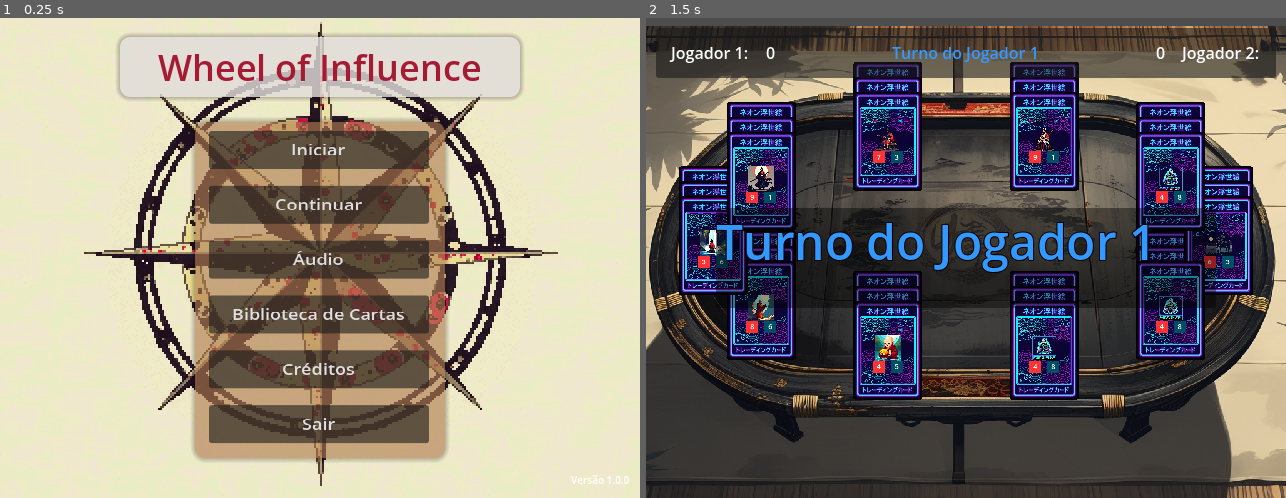
Above: before the commit, frames 1-2 (left to right).
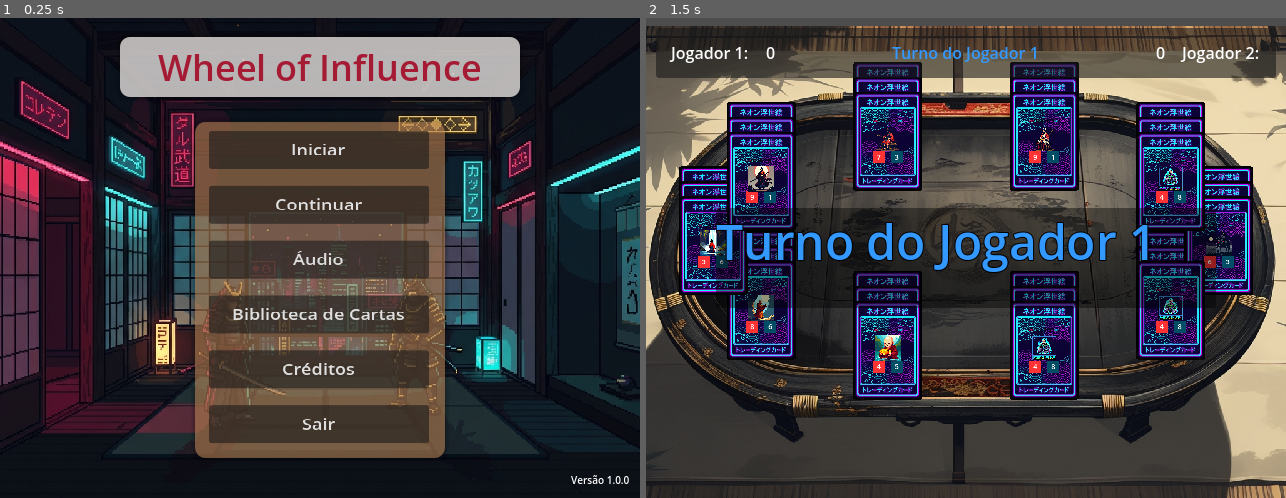
Above: after the commit, the same moments.

Repository: ericlacerda/wheelofInfluence
Game: Godot game, scene res://menu.tscn
Two runs of this game, one before a commit and one after it. Both use one fixed random seed, a clock stepped at 60 frames per second and the inputs below.
Inputs (mouse positions are in pixels of both pictures, inside the frame that each line leads up to):
- Up to frame 1 (0.25 s): no input
- Up to frame 2 (1.5 s): click "Continuar" at 0.5 s; click (1222, 229) at 1.27 s

The runs differ from the first frame. In frame 1, 87% of the frame differs, in the area x 0-100%, y 0-100%; in frame 2, nothing differs.

Commit message:
Ajuste no menu

Diff:
--- a/menu.tscn
+++ b/menu.tscn
@@ -21,7 +21,7 @@
 shadow_color = Color(0, 0, 0, 0.243137)
 shadow_size = 5
 
-[node name="MainMenu" type="Control"]
+[node name="MainMenu" type="Control" unique_id=724398248]
 layout_mode = 3
 anchors_preset = 15
 anchor_right = 1.0
@@ -30,7 +30,7 @@
 grow_vertical = 2
 script = ExtResource("1_nyr1s")
 
-[node name="BackgroundTexture" type="TextureRect" parent="."]
+[node name="BackgroundTexture" type="TextureRect" parent="." unique_id=1533760912]
 layout_mode = 1
 anchors_preset = 15
 anchor_right = 1.0
@@ -41,7 +41,7 @@
 expand_mode = 1
 stretch_mode = 6
 
-[node name="TitlePanel" type="Panel" parent="."]
+[node name="TitlePanel" type="Panel" parent="." unique_id=615676546]
 layout_mode = 1
 anchors_preset = 5
 anchor_left = 0.5
@@ -53,7 +53,7 @@
 grow_horizontal = 2
 theme_override_styles/panel = SubResource("StyleBoxFlat_5mrkw")
 
-[node name="TitleLabel" type="Label" parent="TitlePanel"]
+[node name="TitleLabel" type="Label" parent="TitlePanel" unique_id=771424430]
 layout_mode = 1
 anchors_preset = 15
 anchor_right = 1.0
@@ -66,7 +66,7 @@
 horizontal_alignment = 1
 vertical_alignment = 1
 
-[node name="MenuPanel" type="Panel" parent="."]
+[node name="MenuPanel" type="Panel" parent="." unique_id=933269998]
 layout_mode = 1
 anchors_preset = 8
 anchor_left = 0.5
@@ -82,7 +82,7 @@
 scale = Vector2(1, 1.12)
 theme_override_styles/panel = SubResource("StyleBoxFlat_k8e0j")
 
-[node name="VBoxContainer" type="VBoxContainer" parent="MenuPanel"]
+[node name="VBoxContainer" type="VBoxContainer" parent="MenuPanel" unique_id=38895809]
 layout_mode = 1
 anchors_preset = 15
 anchor_right = 1.0
@@ -96,43 +96,43 @@
 scale = Vector2(1, 0.753333)
 theme_override_constants/separation = 20
 
-[node name="StartButton" type="Button" parent="MenuPanel/VBoxContainer"]
+[node name="StartButton" type="Button" parent="MenuPanel/VBoxContainer" unique_id=99906006]
 custom_minimum_size = Vector2(0, 45)
 layout_mode = 2
 theme_override_font_sizes/font_size = 18
 text = "Iniciar"
 
-[node name="ContinueButton" type="Button" parent="MenuPanel/VBoxContainer"]
+[node name="ContinueButton" type="Button" parent="MenuPanel/VBoxContainer" unique_id=1570523116]
 custom_minimum_size = Vector2(0, 45)
 layout_mode = 2
 theme_override_font_sizes/font_size = 18
 text = "Continuar"
 
-[node name="AudioButton" type="Button" parent="MenuPanel/VBoxContainer"]
+[node name="AudioButton" type="Button" parent="MenuPanel/VBoxContainer" unique_id=493399791]
 custom_minimum_size = Vector2(0, 45)
 layout_mode = 2
 theme_override_font_sizes/font_size = 18
 text = "Áudio"
 
-[node name="CardsButton" type="Button" parent="MenuPanel/VBoxContainer"]
+[node name="CardsButton" type="Button" parent="MenuPanel/VBoxContainer" unique_id=536470246]
 custom_minimum_size = Vector2(0, 45)
 layout_mode = 2
 theme_override_font_sizes/font_size = 18
 text = "Biblioteca de Cartas"
 
-[node name="CreditsButton" type="Button" parent="MenuPanel/VBoxContainer"]
+[node name="CreditsButton" type="Button" parent="MenuPanel/VBoxContainer" unique_id=2146857339]
 custom_minimum_size = Vector2(0, 45)
 layout_mode = 2
 theme_override_font_sizes/font_size = 18
 text = "Créditos"
 
-[node name="QuitButton" type="Button" parent="MenuPanel/VBoxContainer"]
+[node name="QuitButton" type="Button" parent="MenuPanel/VBoxContainer" unique_id=1563608684]
 custom_minimum_size = Vector2(0, 45)
 layout_mode = 2
 theme_override_font_sizes/font_size = 18
 text = "Sair"
 
-[node name="Version" type="Label" parent="."]
+[node name="Version" type="Label" parent="." unique_id=1942701422]
 layout_mode = 1
 anchors_preset = 3
 anchor_left = 1.0
@@ -150,7 +150,7 @@
 horizontal_alignment = 2
 vertical_alignment = 1
 
-[node name="AudioContainer" type="Control" parent="."]
+[node name="AudioContainer" type="Control" parent="." unique_id=1894441267]
 visible = false
 layout_mode = 1
 anchors_preset = 15
@@ -159,7 +159,7 @@
 grow_horizontal = 2
 grow_vertical = 2
 
-[node name="AudioPanel" type="Panel" parent="AudioContainer"]
+[node name="AudioPanel" type="Panel" parent="AudioContainer" unique_id=61268140]
 layout_mode = 1
 anchors_preset = 8
 anchor_left = 0.5
@@ -174,7 +174,7 @@
 grow_vertical = 2
 theme_override_styles/panel = SubResource("StyleBoxFlat_5mrkw")
 
-[node name="VBoxContainer" type="VBoxContainer" parent="AudioContainer/AudioPanel"]
+[node name="VBoxContainer" type="VBoxContainer" parent="AudioContainer/AudioPanel" unique_id=1595339055]
 layout_mode = 1
 anchors_preset = 15
 anchor_right = 1.0
@@ -187,83 +187,83 @@
 grow_vertical = 2
 theme_override_constants/separation = 20
 
-[node name="TitleLabel" type="Label" parent="AudioContainer/AudioPanel/VBoxContainer"]
+[node name="TitleLabel" type="Label" parent="AudioContainer/AudioPanel/VBoxContainer" unique_id=1443936149]
 layout_mode = 2
 theme_override_font_sizes/font_size = 24
 text = "Configurações de Áudio"
 horizontal_alignment = 1
 
-[node name="MasterVolumeContainer" type="VBoxContainer" parent="AudioContainer/AudioPanel/VBoxContainer"]
+[node name="MasterVolumeContainer" type="VBoxContainer" parent="AudioContainer/AudioPanel/VBoxContainer" unique_id=692288187]
 layout_mode = 2
 theme_override_constants/separation = 5
 
-[node name="Label" type="Label" parent="AudioContainer/AudioPanel/VBoxContainer/MasterVolumeContainer"]
+[node name="Label" type="Label" parent="AudioContainer/AudioPanel/VBoxContainer/MasterVolumeContainer" unique_id=347575941]
 layout_mode = 2
 text = "Volume Principal"
 
-[node name="MasterSlider" type="HSlider" parent="AudioContainer/AudioPanel/VBoxContainer/MasterVolumeContainer"]
+[node name="MasterSlider" type="HSlider" parent="AudioContainer/AudioPanel/VBoxContainer/MasterVolumeContainer" unique_id=957390981]
 layout_mode = 2
 min_value = -50.0
 max_value = 0.0
 step = 0.1
 value = -10.0
 
-[node name="MusicVolumeContainer" type="VBoxContainer" parent="AudioContainer/AudioPanel/VBoxContainer"]
+[node name="MusicVolumeContainer" type="VBoxContainer" parent="AudioContainer/AudioPanel/VBoxContainer" unique_id=626882620]
 layout_mode = 2
 theme_override_constants/separation = 5
 
-[node name="Label" type="Label" parent="AudioContainer/AudioPanel/VBoxContainer/MusicVolumeContainer"]
+[node name="Label" type="Label" parent="AudioContainer/AudioPanel/VBoxContainer/MusicVolumeContainer" unique_id=897449220]
 layout_mode = 2
 text = "Volume da Música"
 
-[node name="MusicSlider" type="HSlider" parent="AudioContainer/AudioPanel/VBoxContainer/MusicVolumeContainer"]
+[node name="MusicSlider" type="HSlider" parent="AudioContainer/AudioPanel/VBoxContainer/MusicVolumeContainer" unique_id=1295161299]
 layout_mode = 2
 min_value = -50.0
 max_value = 0.0
 step = 0.1
 value = -15.0
 
-[node name="SFXVolumeContainer" type="VBoxContainer" parent="AudioContainer/AudioPanel/VBoxContainer"]
+[node name="SFXVolumeContainer" type="VBoxContainer" parent="AudioContainer/AudioPanel/VBoxContainer" unique_id=1821135990]
 layout_mode = 2
 theme_override_constants/separation = 5
 
-[node name="Label" type="Label" parent="AudioContainer/AudioPanel/VBoxContainer/SFXVolumeContainer"]
+[node name="Label" type="Label" parent="AudioContainer/AudioPanel/VBoxContainer/SFXVolumeContainer" unique_id=430423167]
 layout_mode = 2
 text = "Volume dos Efeitos"
 
-[node name="SFXSlider" type="HSlider" parent="AudioContainer/AudioPanel/VBoxContainer/SFXVolumeContainer"]
+[node name="SFXSlider" type="HSlider" parent="AudioContainer/AudioPanel/VBoxContainer/SFXVolumeContainer" unique_id=2096199576]
 layout_mode = 2
 min_value = -50.0
 max_value = 0.0
 step = 0.1
 value = -10.0
 
-[node name="MuteContainer" type="HBoxContainer" parent="AudioContainer/AudioPanel/VBoxContainer"]
-layout_mode = 2
-
-[node name="MuteCheckBox" type="CheckBox" parent="AudioContainer/AudioPanel/VBoxContainer/MuteContainer"]
+[node name="MuteContainer" type="HBoxContainer" parent="AudioContainer/AudioPanel/VBoxContainer" unique_id=897563027]
+layout_mode = 2
+
+[node name="MuteCheckBox" type="CheckBox" parent="AudioContainer/AudioPanel/VBoxContainer/MuteContainer" unique_id=615519668]
 layout_mode = 2
 text = "Mudo"
 
-[node name="Spacer" type="Control" parent="AudioContainer/AudioPanel/VBoxContainer/MuteContainer"]
+[node name="Spacer" type="Control" parent="AudioContainer/AudioPanel/VBoxContainer/MuteContainer" unique_id=2048761447]
 layout_mode = 2
 size_flags_horizontal = 3
 
-[node name="MuteAllButton" type="Button" parent="AudioContainer/AudioPanel/VBoxContainer/MuteContainer"]
+[node name="MuteAllButton" type="Button" parent="AudioContainer/AudioPanel/VBoxContainer/MuteContainer" unique_id=1528930666]
 layout_mode = 2
 text = "Mutar Tudo"
 
-[node name="ResumeContainer" type="HBoxContainer" parent="AudioContainer/AudioPanel/VBoxContainer"]
+[node name="ResumeContainer" type="HBoxContainer" parent="AudioContainer/AudioPanel/VBoxContainer" unique_id=1470735422]
 layout_mode = 2
 size_flags_vertical = 10
 alignment = 1
 
-[node name="BackButton" type="Button" parent="AudioContainer/AudioPanel/VBoxContainer/ResumeContainer"]
+[node name="BackButton" type="Button" parent="AudioContainer/AudioPanel/VBoxContainer/ResumeContainer" unique_id=1061671193]
 layout_mode = 2
 size_flags_horizontal = 3
 text = "Voltar"
 
-[node name="CreditsContainer" type="Control" parent="."]
+[node name="CreditsContainer" type="Control" parent="." unique_id=991894272]
 visible = false
 layout_mode = 1
 anchors_preset = 15
@@ -272,7 +272,7 @@
 grow_horizontal = 2
 grow_vertical = 2
 
-[node name="CreditsPanel" type="Panel" parent="CreditsContainer"]
+[node name="CreditsPanel" type="Panel" parent="CreditsContainer" unique_id=1755526212]
 layout_mode = 1
 anchors_preset = 8
 anchor_left = 0.5
@@ -287,7 +287,7 @@
 grow_vertical = 2
 theme_override_styles/panel = SubResource("StyleBoxFlat_5mrkw")
 
-[node name="VBoxContainer" type="VBoxContainer" parent="CreditsContainer/CreditsPanel"]
+[node name="VBoxContainer" type="VBoxContainer" parent="CreditsContainer/CreditsPanel" unique_id=1041760989]
 layout_mode = 1
 anchors_preset = 15
 anchor_right = 1.0
@@ -300,23 +300,23 @@
 grow_vertical = 2
 theme_override_constants/separation = 15
 
-[node name="TitleLabel" type="Label" parent="CreditsContainer/CreditsPanel/VBoxContainer"]
+[node name="TitleLabel" type="Label" parent="CreditsContainer/CreditsPanel/VBoxContainer" unique_id=1602620285]
 layout_mode = 2
 theme_override_font_sizes/font_size = 28
 text = "Créditos"
 horizontal_alignment = 1
 
-[node name="ScrollContainer" type="ScrollContainer" parent="CreditsContainer/CreditsPanel/VBoxContainer"]
+[node name="ScrollContainer" type="ScrollContainer" parent="CreditsContainer/CreditsPanel/VBoxContainer" unique_id=1676903606]
 layout_mode = 2
 size_flags_vertical = 3
 
-[node name="CreditsText" type="RichTextLabel" parent="CreditsContainer/CreditsPanel/VBoxContainer/ScrollContainer"]
+[node name="CreditsText" type="RichTextLabel" parent="CreditsContainer/CreditsPanel/VBoxContainer/ScrollContainer" unique_id=500188376]
 layout_mode = 2
 size_flags_horizontal = 3
 size_flags_vertical = 3
-theme_override_font_sizes/italics_font_size = 16
 theme_override_font_sizes/normal_font_size = 16
 theme_override_font_sizes/bold_font_size = 18
+theme_override_font_sizes/italics_font_size = 16
 bbcode_enabled = true
 text = "[center][b]Wheel of Influence[/b][/center]
 
@@ -335,11 +335,11 @@
 
 © 2023 Todos os direitos reservados"
 
-[node name="BackButtonContainer" type="HBoxContainer" parent="CreditsContainer/CreditsPanel/VBoxContainer"]
+[node name="BackButtonContainer" type="HBoxContainer" parent="CreditsContainer/CreditsPanel/VBoxContainer" unique_id=420137141]
 layout_mode = 2
 alignment = 1
 
-[node name="BackButton" type="Button" parent="CreditsContainer/CreditsPanel/VBoxContainer/BackButtonContainer"]
+[node name="BackButton" type="Button" parent="CreditsContainer/CreditsPanel/VBoxContainer/BackButtonContainer" unique_id=1503053738]
 layout_mode = 2
 size_flags_horizontal = 3
 text = "Voltar"
Binary file removed: Image/menu/CyberMenu.png
Binary file changed: Image/menu/Menu.png
Not shown, changed: Image/menu/Menu.png.import
Binary file added: Image/menu/Menu_.png
Not shown, changed: Image/menu/Menu_.png.import
Not shown: 1 places in menu.tscn that only renumber resources
